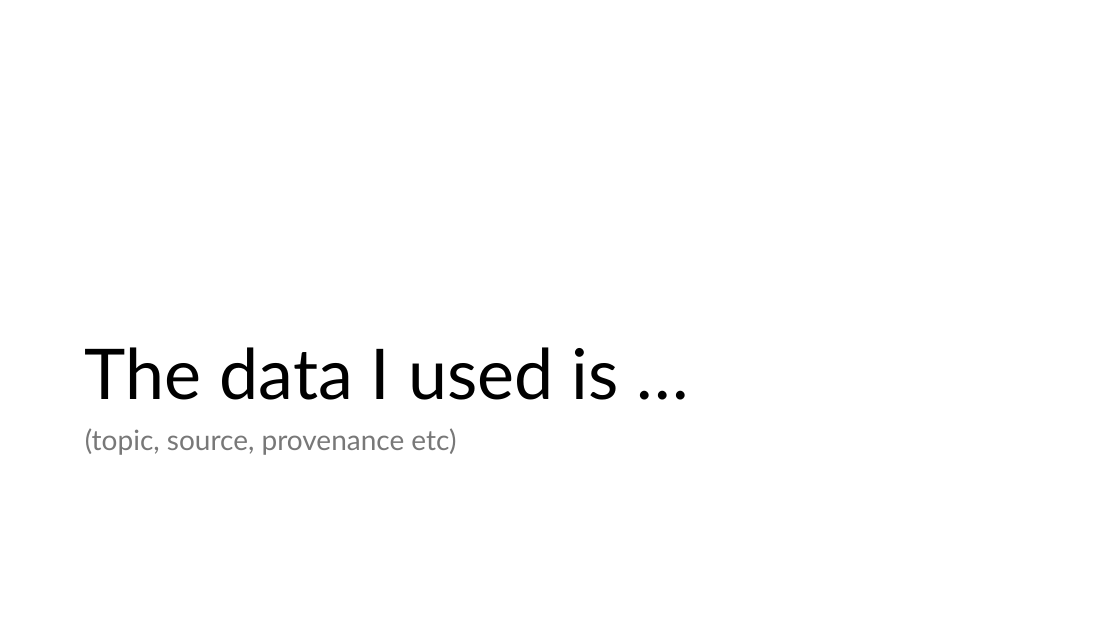
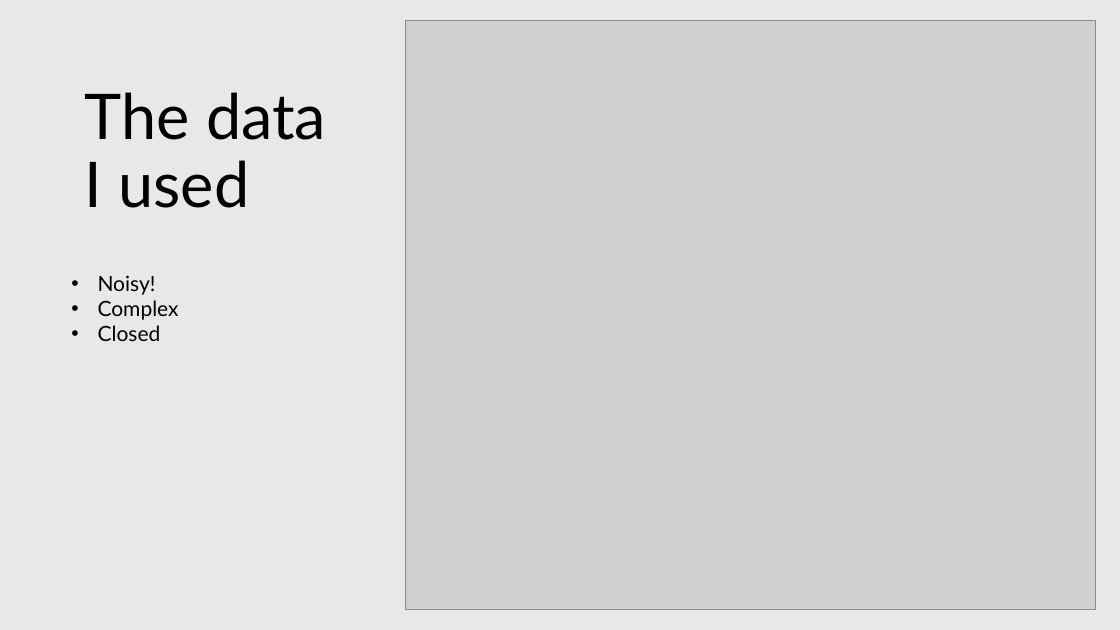
Before and after one commit to darrengarside/DAML_FinalProject, a slide deck: slide 6 of Final project prompt slides.pptx. Drawn at 1120x630 pixels with LibreOffice and Linux fonts; fonts in the diff are those of the drawing; grey boxes stand for pictures. Boxes give left, top, right and bottom in pixels: in the first picture for what was removed or moved away, otherwise in the second. Text is boxed around its words. In the diff, an @@ line names an element or a change of style, - is before the commit and + after.

```diff
--- a/Final project prompt slides.pptx
+++ b/Final project prompt slides.pptx
@@ background #FFFFFF to #E8E8E8 @@
@@ picture added at <box>406,20,1096,610</box> @@
@@ title at <box>85,92,326,208</box>: text changed; size 60 to 54 pt @@
-The data I used is …
+The data I used
@@ text added at <box>98,275,179,341</box>, 18 pt, text #000000 @@
+• Noisy!
+• Complex
+• Closed
@@ text removed at <box>85,428,456,455</box> @@
-(topic, source, provenance etc)
```
Also in this commit, not shown: 7 other slides changed, 1 slide added, 1 slide removed, 1 other file.
